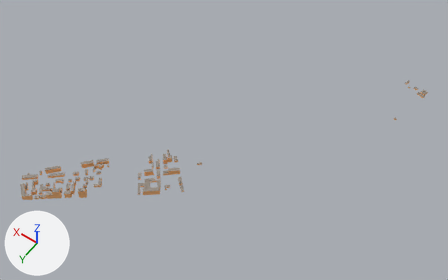
One commit to the OBJ model work/aframe/sandbox/assets/maps/met-newtown/buildings_mtnewtown_dbg.obj: the scene before it, then after it.
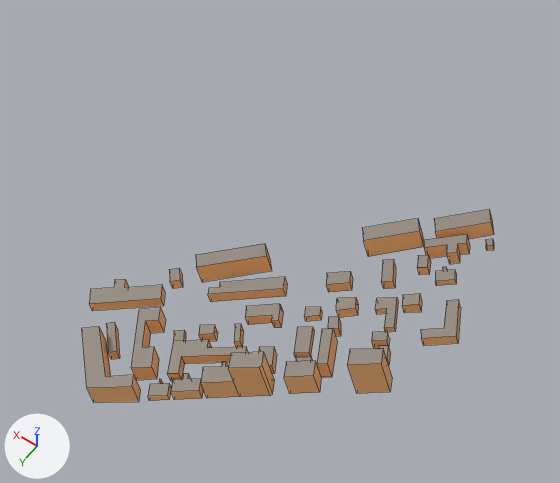
The first picture shows the older version from a 50 mm lens placed at (-381.0, 1259.0, 1615.0), pointed at (344.0, 244.0, 21.0). The close-ups show both versions on the part from 1% to 28% of the width and 40% to 78% of the height of that picture; other places that the commit changed are outside them. The lights are fixed; the arrows at lower left show +X, +Y and +Z. The close-ups show mesh edges as thin lines. Where no turn or scale is listed for an object, it has been applied to the vertices. Vertices at the same position are counted once.

Before the edit, the objects in view are built like this:
```python
mat_wall_001 = principled_material('wall.001')
mat_wall_001.base_color = (1.0, 0.5, 0.2)  # orange #ffbc7c
mat_wall_001.roughness = 0.431
me_buildings_mtnewtown_dbg_map_2_osm_buildings_001 = bpy.data.meshes.new('buildings_mtnewtown_dbg_map_2.osm_buildings.001')
me_buildings_mtnewtown_dbg_map_2_osm_buildings_001.from_pydata(...)  # 658 vertices, 396 faces; spans x -108.0..772.0, y -349.0..783.0, z 14.0..51.0
# faces by material slot: [331, 65]
me_buildings_mtnewtown_dbg_map_2_osm_buildings_001.materials.append(mat_wall_001)  # orange #ffbc7c
me_buildings_mtnewtown_dbg_map_2_osm_buildings_001.materials.append(mat_roof_001)  # grey #93897e
# before: 211 (613.0, 576.0, 24.0) at pixel (418, 255), 212 (607.0, 584.0, 24.0) at pixel (417, 267), 213 (601.0, 580.0, 24.0) at pixel (427, 267), 214 (607.0, 572.0, 24.0) at pixel (428, 254), 530 (616.0, 566.0, 28.0) at pixel (423, 239)
# before: 531 (612.0, 571.0, 28.0) at pixel (424, 247), 532 (601.0, 560.0, 28.0) at pixel (446, 244), 533 (596.0, 565.0, 28.0) at pixel (446, 253), 534 (591.0, 561.0, 28.0) at pixel (457, 251), 535 (595.0, 555.0, 28.0) at pixel (457, 243)
# before: 536 (591.0, 551.0, 28.0) at pixel (466, 242), 537 (595.0, 546.0, 28.0) at pixel (467, 233)
ob_buildings_mtnewtown_dbg_map_2_osm_buildings_001 = bpy.data.objects.new('buildings_mtnewtown_dbg_map_2.osm_buildings.001', me_buildings_mtnewtown_dbg_map_2_osm_buildings_001)
ob_buildings_mtnewtown_dbg_map_2_osm_buildings_001.location = (0.0, 0.0, 0.0)
```
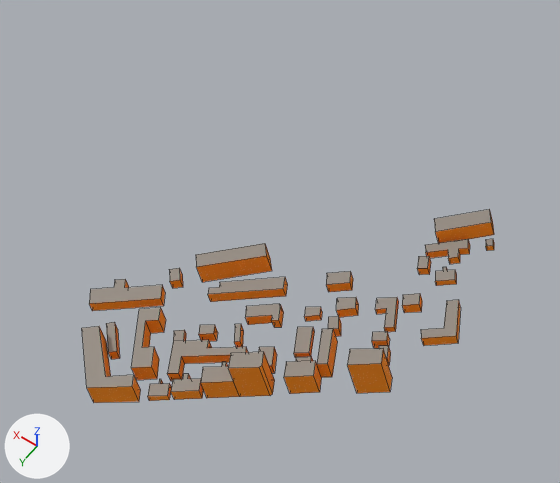
Where the change shows, as pixel boxes [x1, y1, x2, y2] in the close-ups (560 x 483 px; the box of a moved part takes in the faces that stretch with it):
```json
{"object": "buildings_mtnewtown_dbg_map_2.osm_buildings.001", "change": "surface changed, reshaped", "before": [82, 209, 494, 403], "after": [82, 209, 494, 403]}
{"part": 1, "of": "me_buildings_mtnewtown_dbg_map_2_osm_buildings_001", "change": "deleted", "before": [362, 218, 424, 257]}
{"part": 2, "of": "me_buildings_mtnewtown_dbg_map_2_osm_buildings_001", "change": "deleted", "before": [381, 259, 396, 289]}
{"part": 3, "of": "me_buildings_mtnewtown_dbg_map_2_osm_buildings_001", "change": "moved or reshaped", "before": [417, 234, 470, 275], "after": [417, 239, 470, 275]}
{"part": 4, "of": "me_buildings_mtnewtown_dbg_map_2_osm_buildings_001", "change": "surface changed", "before": [87, 220, 494, 403], "after": [87, 220, 494, 403]}
```

The change, as JSON lines over the scene's bpy script:
```json
{"op": "add", "block": "img_texture_01_png", "code": ["img_texture_01_png = load_image('texture_01.png', 'texture_01.png', 1024, 1024, 'sRGB')"]}
{"op": "remove", "block": "mat_wall_001", "code": "mat_wall_001.base_color = (1.0, 0.5, 0.2)  # orange #ffbc7c"}
{"op": "add", "block": "mat_wall_001", "code": "mat_wall_001.texture = img_texture_01_png"}
{"op": "set", "path": "mat_wall_001.roughness", "old": "0.431", "new": "1.0"}
{"block": "me_buildings_mtnewtown_dbg_map_2_osm_buildings_001", "where": "# used by ob_buildings_mtnewtown_dbg_map_2_osm_buildings_001; location = (0.0, 0.0, 0.0)"}
{"block": "me_buildings_mtnewtown_dbg_map_2_osm_buildings_001", "where": "# verts and faces of me_buildings_mtnewtown_dbg_map_2_osm_buildings_001; kept vertices keep their numbers, new ones are numbered from 658"}
{"op": "remove", "block": "me_buildings_mtnewtown_dbg_map_2_osm_buildings_001", "code": "me_buildings_mtnewtown_dbg_map_2_osm_buildings_001.from_pydata(...)  # 658 vertices, 396 faces; spans x -108.0..772.0, y -349.0..783.0, z 14.0..51.0"}
{"op": "add", "block": "me_buildings_mtnewtown_dbg_map_2_osm_buildings_001", "code": "me_buildings_mtnewtown_dbg_map_2_osm_buildings_001.from_pydata(...)  # 642 vertices, 386 faces; spans x -108.0..772.0, y -349.0..783.0, z 14.0..51.0"}
{"block": "me_buildings_mtnewtown_dbg_map_2_osm_buildings_001", "change": "me_buildings_mtnewtown_dbg_map_2_osm_buildings_001 part 1: the loose piece of 8 vertices spanning x 620.0..653.0, y 557.0..593.0, z 15.0..33.0 is deleted"}
{"block": "me_buildings_mtnewtown_dbg_map_2_osm_buildings_001", "change": "me_buildings_mtnewtown_dbg_map_2_osm_buildings_001 part 2: the loose piece of 8 vertices spanning x 612.0..630.0, y 588.0..607.0, z 15.0..24.0 is deleted"}
{"block": "me_buildings_mtnewtown_dbg_map_2_osm_buildings_001", "change": "me_buildings_mtnewtown_dbg_map_2_osm_buildings_001 part 3"}
{"op": "add", "block": "me_buildings_mtnewtown_dbg_map_2_osm_buildings_001", "code": "for i in [*range(211, 215)]: verts[i] += (0.0, 0.0, -2.0)"}
{"op": "add", "block": "me_buildings_mtnewtown_dbg_map_2_osm_buildings_001", "code": "for i in [*range(530, 538)]: verts[i] += (0.0, 0.0, -6.0)"}
{"block": "me_buildings_mtnewtown_dbg_map_2_osm_buildings_001", "change": "me_buildings_mtnewtown_dbg_map_2_osm_buildings_001 part 4: 323 kept faces spanning x -108.0..772.0, y -349.0..783.0, z 14.0..51.0 get new texture (UV) coordinates"}
```
